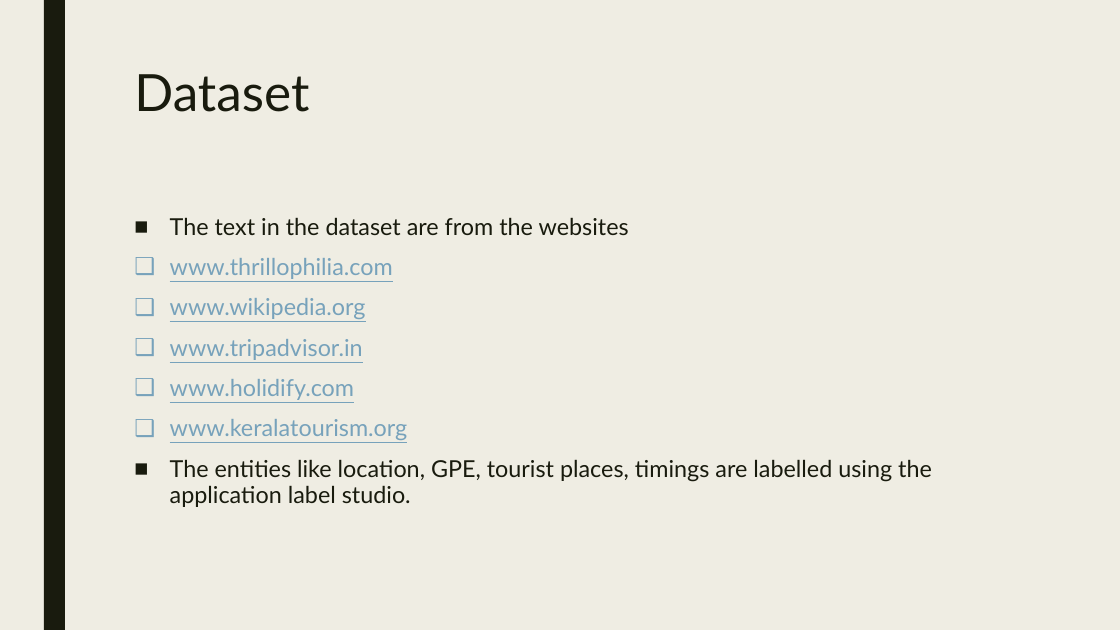
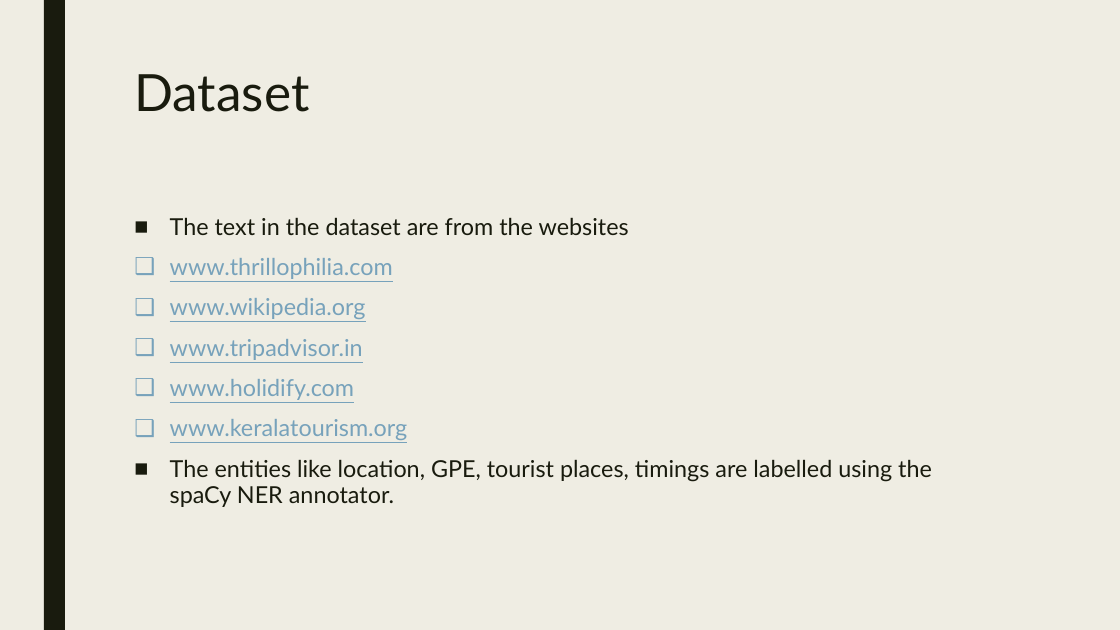
Before and after one commit to SARAHCJOJY/MAIN-PROJECT, a slide deck: slide 9 of NER.pptx. Drawn at 1120x630 pixels with LibreOffice and Linux fonts; fonts in the diff are those of the drawing. Boxes give left, top, right and bottom in pixels: in the first picture for what was removed or moved away, otherwise in the second. Text is boxed around its words. In the diff, an @@ line names an element or a change of style, - is before the commit and + after.

```diff
--- a/NER.pptx
+++ b/NER.pptx
@@ text at [170,459,932,507]: text changed @@
-■ The entities like location, GPE, tourist places, timings are labelled using the application label studio.
+■ The entities like location, GPE, tourist places, timings are labelled using the spaCy NER annotator.
```
Also in this commit, not shown: 4 other slides changed, 6 slides added.
